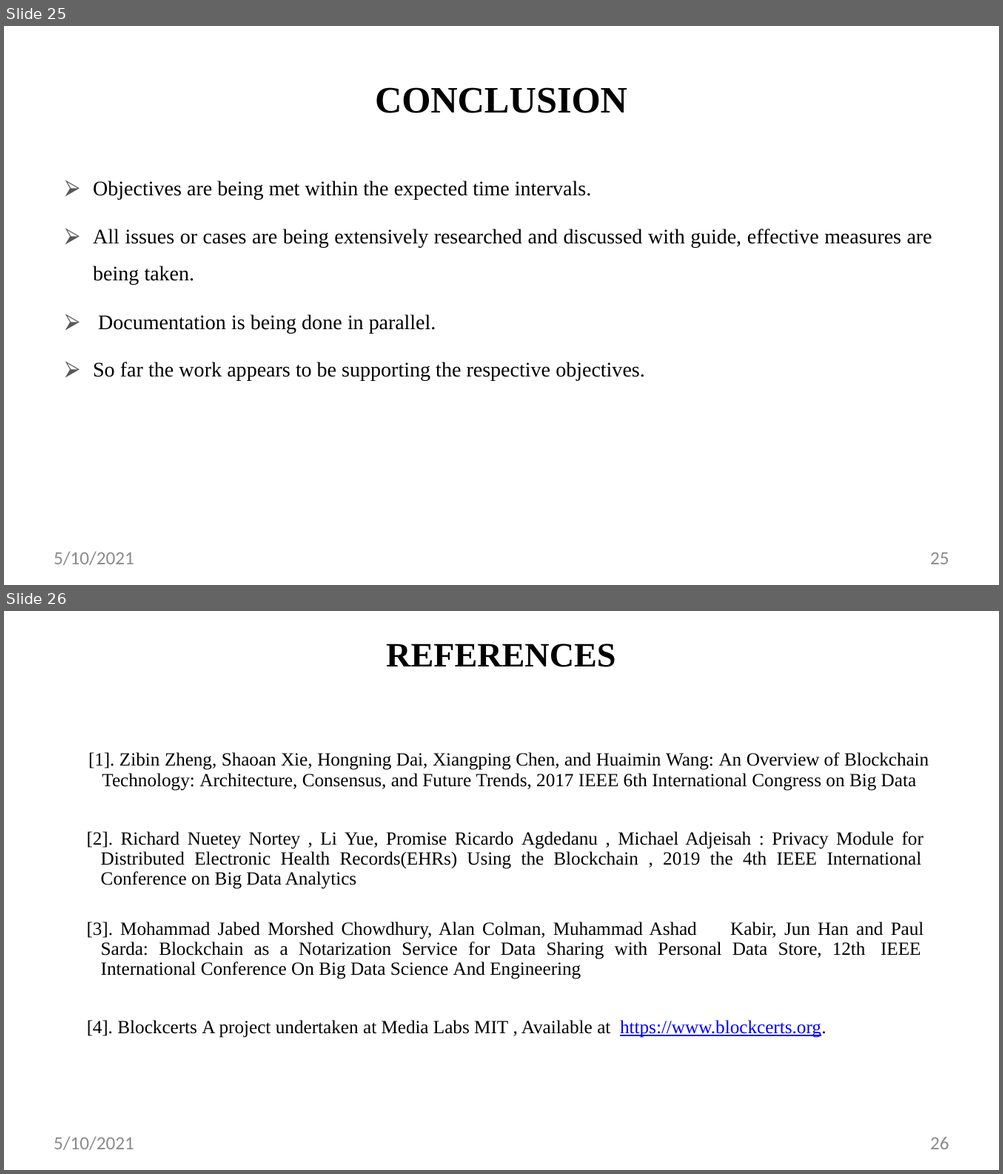
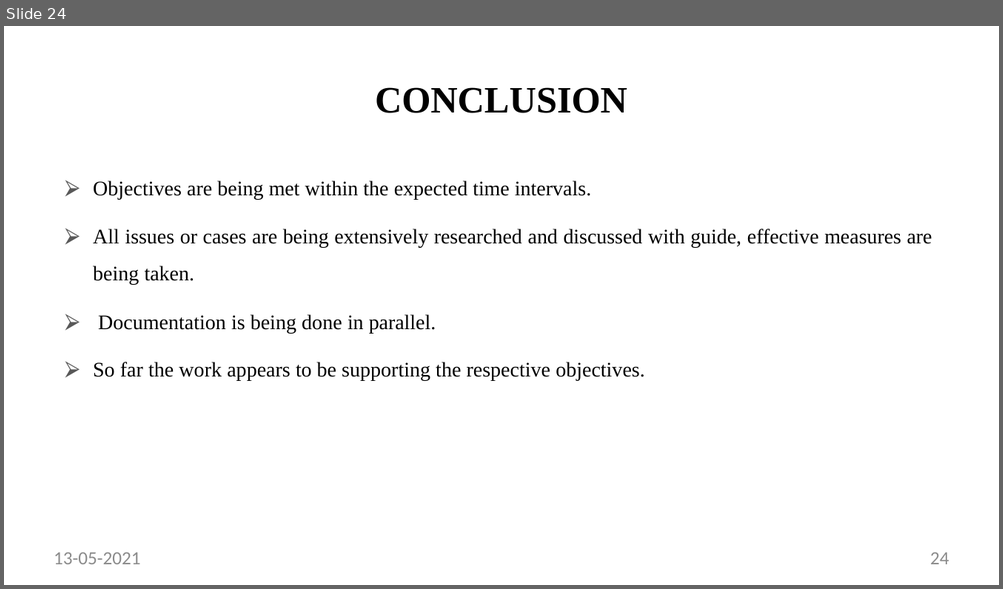
Before and after one commit to vikasbalu/Covid19_RiskCalc, a slide deck: presentation/Project Presentaion.pptx. Shown one above the other, each under a label of ours: slides 25 and 26 before the commit, slide 24 after it. The pictures are 1003x1174 and 1003x589 pixels, drawn with LibreOffice and Linux fonts; fonts in the diff are those of the drawing. Boxes give left, top, right and bottom in pixels: in the first picture for what was removed or moved away, otherwise in the second. Text is boxed around its words. In the diff, an @@ line names an element or a change of style, - is before the commit and + after.

```diff
--- a/presentation/Project Presentaion.pptx
+++ b/presentation/Project Presentaion.pptx
@@ slide 26 removed at (x1=4, y1=611, x2=999, y2=1170), background #FFFFFF @@
@@ title removed at (x1=386, y1=644, x2=615, y2=667) @@
-REFERENCES
@@ text removed at (x1=87, y1=752, x2=928, y2=1038) @@
-[1]. Zibin Zheng, Shaoan Xie, Hongning Dai, Xiangping Chen, and Huaimin Wang: An Overview of Blockchain
-Technology: Architecture, Consensus, and Future Trends, 2017 IEEE 6th International Congress on Big Data
-[2]. Richard Nuetey Nortey , Li Yue, Promise Ricardo Agdedanu , Michael Adjeisah : Privacy Module for Distributed Electronic Health Records(EHRs) Using the Blockchain , 2019 the 4th IEEE International Conference on Big Data Analytics
-[3]. Mohammad Jabed Morshed Chowdhury, Alan Colman, Muhammad Ashad Kabir, Jun Han and Paul Sarda: Blockchain as a Notarization Service for Data Sharing with Personal Data Store, 12th IEEE International Conference On Big Data Science And Engineering
-[4]. Blockcerts A project undertaken at Media Labs MIT , Available at https://www.blockcerts.org.
@@ text removed at (x1=54, y1=1136, x2=134, y2=1150) @@
-5/10/2021
@@ page number removed at (x1=930, y1=1137, x2=949, y2=1150) @@
-26
@@ what was slide 25 is now slide 24 @@
@@ slide 24 changed as well @@
@@ text at (x1=54, y1=553, x2=140, y2=565): text changed @@
-5/10/2021
+13-05-2021
@@ page number at (x1=930, y1=553, x2=949, y2=565): text changed @@
-25
+24
```
Also in this commit, not shown: 22 other slides changed, 4 slides added, 5 other slides removed.
